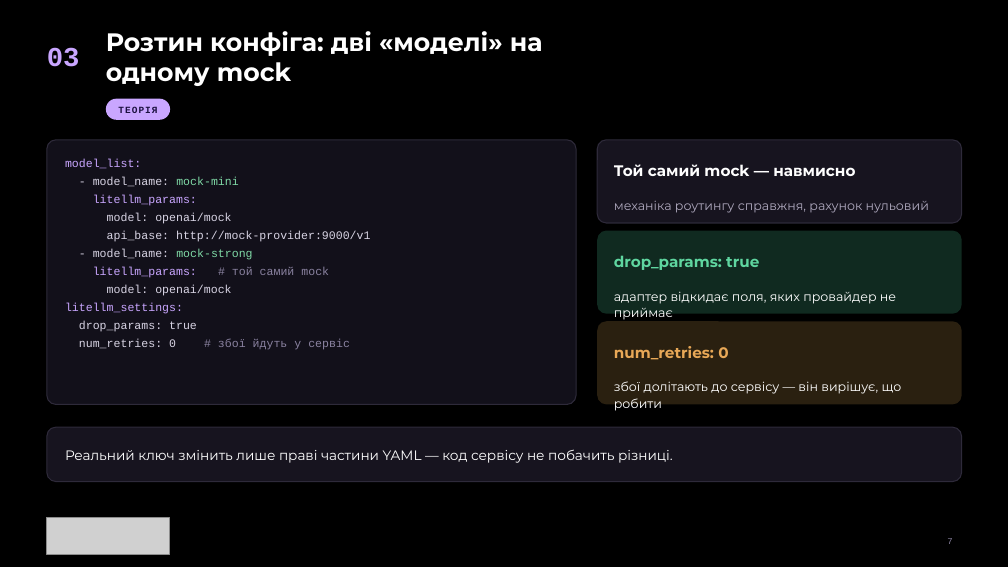
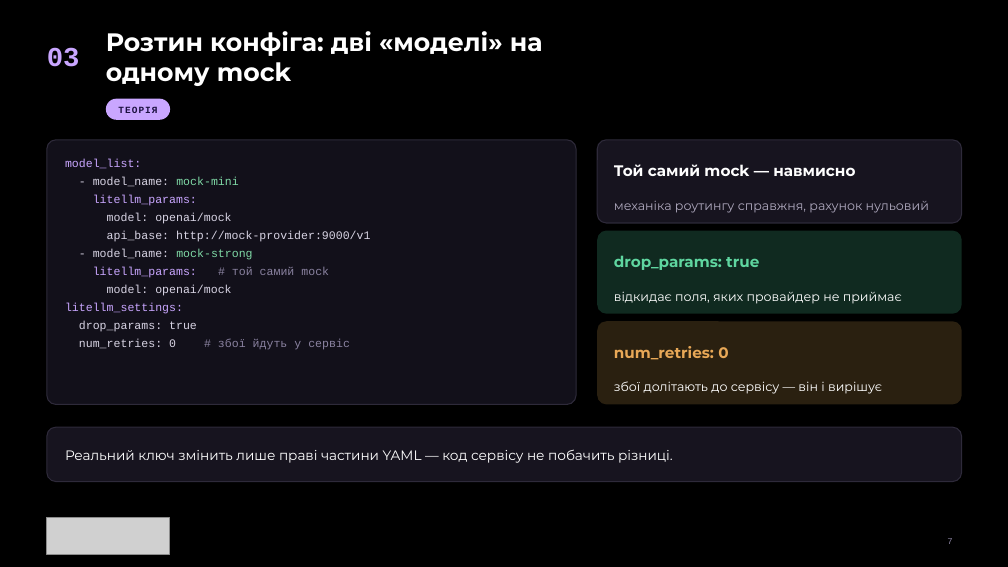
Before and after one commit to TarasFedorenkoFTV/llmops-bootcamp, a slide deck: slide 7 of docs/decks/L03.pptx. Drawn at 1008x567 pixels with LibreOffice and Linux fonts; fonts in the diff are those of the drawing; grey boxes stand for pictures; background and template pictures are left out. Boxes give left, top, right and bottom in pixels: in the first picture for what was removed or moved away, otherwise in the second. Text is boxed around its words. In the diff, an @@ line names an element or a change of style, - is before the commit and + after.

```diff
--- a/docs/decks/L03.pptx
+++ b/docs/decks/L03.pptx
@@ text at [614,291,902,304]: text changed @@
-адаптер відкидає поля, яких провайдер не приймає
+відкидає поля, яких провайдер не приймає
@@ text at [614,381,882,394]: text changed @@
-збої долітають до сервісу — він вирішує, що робити
+збої долітають до сервісу — він і вирішує
```
Also in this commit, not shown: 14 other files.
